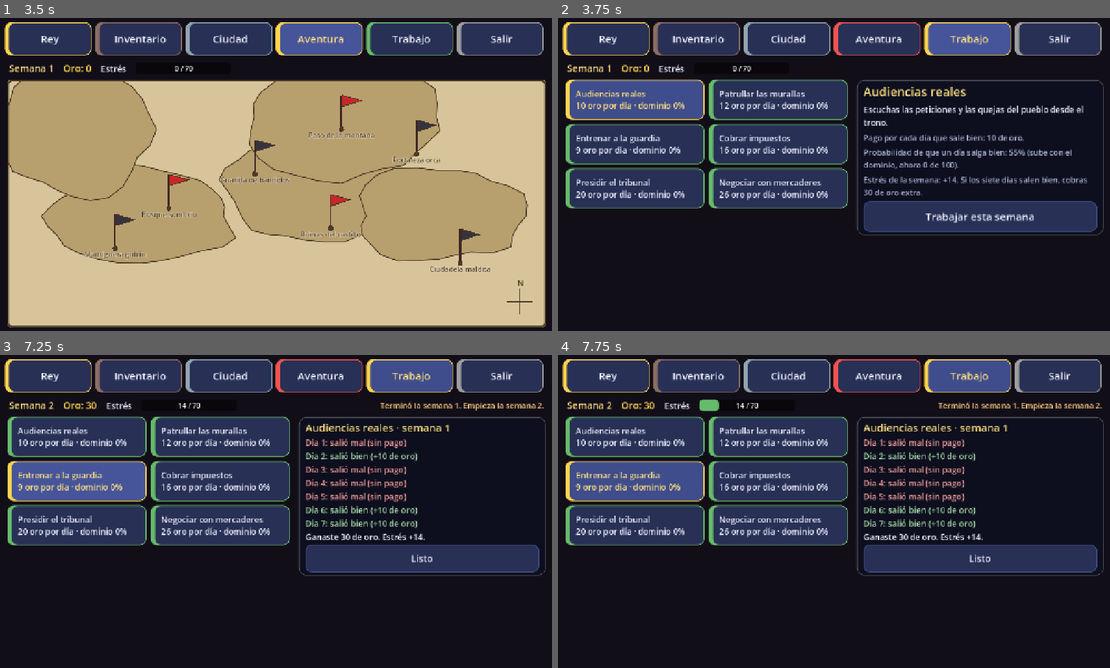
Above: before the commit, frames 1-4 (two rows, left to right).
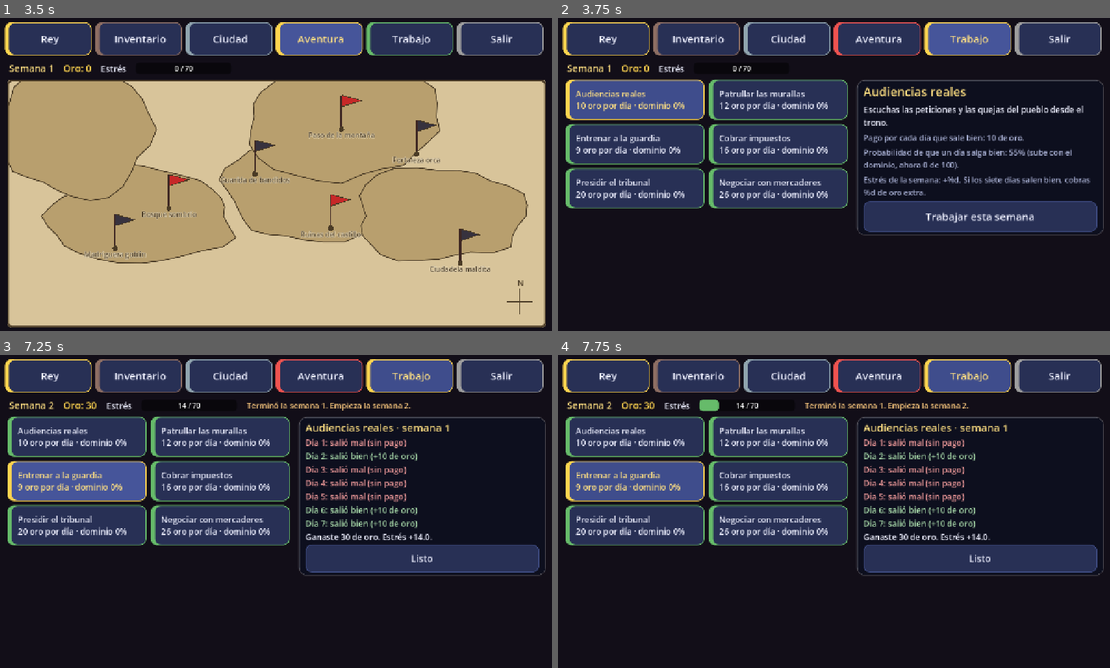
Above: after the commit, the same moments.

Repository: AskareV/Prueba2
Game: Godot game, scene res://escenas/expedicion.tscn
The game is run twice, just before and just after one commit, with the same random seed, the same clock (stepped at 60 frames per second) and the same inputs. This scene is started directly instead of the project's main scene.
Inputs (mouse positions are in pixels of both pictures, inside the frame that each line leads up to):
- Up to frame 1 (3.5 s): click "Rey" at 0.5 s; click "Inventario" at 1.25 s; click "Ciudad" at 2 s; click "Aventura" at 2.75 s
- Up to frame 2 (3.75 s): click "Trabajo" at 3.5 s
- Up to frame 3 (7.25 s): click "Trabajar esta semana" at 4.25 s; click "Audiencias reales 10 oro por …" at 5 s; click "Patrullar las murallas 12 oro…" at 5.75 s; click "Entrenar a la guardia 9 oro p…" at 6.5 s
- Up to frame 4 (7.75 s): move the mouse to (955, 495) at 7.27 s; hold Right (ui_right) from 7.28 s (still down); click (955, 495) at 7.42 s

Frame 1 is identical in both runs. In frame 2, 0.5% of the frame differs, in the area x 55-97%, y 50-57%; in frame 3, 0.6%, in the area x 44-99%, y 14-60%; in frame 4, 0.6%.

Commit message:
Arreglos de la segunda revisión del reino
- Zona: el botón "atrás" ya no termina una salida en curso (ni justo al
  volver de un combate), para no perder la semana sin querer.
- Mochila: se desliza con el dedo sobre los objetos y no vuelve arriba al
  tocar uno; nombres largos con puntos suspensivos.
- Mazmorra: las flechas del teclado siguen andando después de tocar la
  cruceta; el registro de mensajes no se mete debajo de la cruceta.
- Mapa: tocar el nombre de un lugar abre ese lugar (los banderines vecinos
  ya no se pisan).
- Estrés: la suma queda justa (50 pasos de 1,4 = 70, no 69,999), la barra
  redondea hacia abajo y el trabajo muestra +24,5.
- Aviso al volver de una mazmorra más corto y con puntos suspensivos.
- Recorrido automático con semilla fija (ya no depende del azar).
- Documento: enemigos de la fortaleza y el botón "atrás" en las zonas.

Co-Authored-By: Claude Opus 5.5 <noreply@anthropic.com>
Claude-Session: https://claude.ai/code/session_01MhGQmbUv5fXtBKpdtRxiVy

Diff:
--- a/pruebas/prueba_reino.gd
+++ b/pruebas/prueba_reino.gd
@@ -165,6 +165,19 @@
 	juego.free()
 
 
+func prueba_el_estres_llega_justo_al_maximo() -> void:
+	var juego := EstadoReino.new()
+	juego.nueva_partida(true)
+	for i in 50:
+		juego.sumar_estres(1.4)
+	verificar(juego.estres >= DatosAventura.ESTRES_MAXIMO, "50 pasos de 1,4 llegan a 70 (sin quedar en 69,999…)")
+	juego.sumar_estres(500.0)
+	verificar_cerca(juego.estres, 100.0, "No pasa de 100")
+	juego.sumar_estres(-500.0)
+	verificar_cerca(juego.estres, 0.0, "No baja de 0")
+	juego.free()
+
+
 func prueba_la_semana_reinicia_lo_que_estaba_en_curso() -> void:
 	var juego := EstadoReino.new()
 	juego.nueva_partida(true)
--- a/pruebas/recorrido_reino.gd
+++ b/pruebas/recorrido_reino.gd
@@ -205,11 +205,16 @@
 	var escena := await _esperar_escena(COMBATE)
 	if escena == null:
 		return ""
+	# Semilla fija: el combate de prueba termina siempre igual (con victoria).
+	(escena.get("_rng") as RandomNumberGenerator).seed = 11
 	if de_verdad:
 		var cuadros := 0
 		while int(escena.get("_estado")) != FIN and cuadros < MAX_CUADROS:
 			await process_frame
 			cuadros += 1
+			# Solo elige cuando el combate acepta toques, para no gastar números al azar.
+			if not escena.call("_entrada_libre"):
+				continue
 			match int(escena.get("_estado")):
 				ACCIONES:
 					escena.call("_al_pulsar_atacar")
--- a/scripts/combate/datos_rivales.gd
+++ b/scripts/combate/datos_rivales.gd
@@ -5,7 +5,8 @@
 ## Aspecto: colores por grupo de partes y accesorios. "ancho" y "alto"
 ## deforman el cuerpo; "escala" cambia el tamaño en pantalla.
 ## Datos opcionales de los enemigos del reino (provisionales):
-## - nivel: 1 fácil a 4 difícil; decide la calidad del botín que sueltan.
+## - nivel: dificultad del enemigo, de 1 fácil a 4 difícil (informativo: el
+##   botín es del nivel del lugar donde se lo vence).
 ## - oro: [mínimo, máximo] que dan al vencerlos.
 ## - armadura: por grupo de zonas ("cabeza", "torso", "brazos", "piernas"),
 ##   [física, mágica]. Ver MotorCombate.multiplicador_armadura.
--- a/scripts/reino/estado_reino.gd
+++ b/scripts/reino/estado_reino.gd
@@ -69,7 +69,8 @@
 
 
 func sumar_estres(cantidad: float) -> void:
-	estres = clampf(estres + cantidad, 0.0, 100.0)
+	# Redondeado a centésimas: sumar 1,4 cincuenta veces debe dar 70 justo, no 69,999…
+	estres = clampf(snappedf(estres + cantidad, 0.01), 0.0, 100.0)
 
 
 # --- Inventario y equipo ---
--- a/scripts/reino/expedicion.gd
+++ b/scripts/reino/expedicion.gd
@@ -7,6 +7,9 @@
 const ESCENA_REINO := "res://escenas/reino.tscn"
 const ESCENA_COMBATE := "res://escenas/combate.tscn"
 const ESCENA_PROPIA := "res://escenas/expedicion.tscn"
+## Milisegundos tras abrir la pantalla en que "atrás" se ignora: un doble
+## "atrás" en el resultado de un combate no debe terminar la salida.
+const ESPERA_ATRAS_MS := 800
 
 var _datos: Dictionary
 var _barra_estres: Barra
@@ -14,9 +17,11 @@
 var _descripcion: Label
 var _boton_volver: Button
 var _saliendo := false
+var _abierto_en := 0
 
 
 func _ready() -> void:
+	_abierto_en = Time.get_ticks_msec()
 	mouse_filter = Control.MOUSE_FILTER_IGNORE
 	if Juego.expedicion.is_empty():
 		_volver_al_reino()
@@ -63,9 +68,14 @@
 	area.add_child(_boton_volver)
 
 
+## "Atrás" solo termina una salida que ya terminó (como la mazmorra, una salida
+## en curso se deja con "Volver a casa", para no perder la semana sin querer).
 func _notification(what: int) -> void:
-	if what == NOTIFICATION_WM_GO_BACK_REQUEST and not _saliendo and not _datos.is_empty():
-		_al_volver()
+	if what != NOTIFICATION_WM_GO_BACK_REQUEST or _saliendo or _datos.is_empty():
+		return
+	if _cortada() or _terminada():
+		if Time.get_ticks_msec() - _abierto_en >= ESPERA_ATRAS_MS:
+			_al_volver()
 
 
 # --- Días ---
@@ -114,6 +124,11 @@
 	return Juego.expedicion["dias"].size() >= DatosAventura.DIAS_ZONA
 
 
+## La salida se cortó por una derrota o por llegar al estrés máximo.
+func _cortada() -> bool:
+	return Juego.expedicion.get("derrota", false) or Juego.expedicion.get("agotado", false)
+
+
 func _comprobar_estres() -> void:
 	if Juego.estres >= DatosAventura.ESTRES_MAXIMO and not _terminada():
 		Juego.expedicion["agotado"] = true
@@ -147,7 +162,7 @@
 func _actualizar() -> void:
 	UIReino.actualizar_estres(_barra_estres, Juego.estres)
 	var dias: Array = Juego.expedicion["dias"]
-	var cortado: bool = Juego.expedicion.get("derrota", false) or Juego.expedicion.get("agotado", false)
+	var cortado := _cortada()
 	for i in _botones_dia.size():
 		var boton := _botones_dia[i]
 		if i < dias.size():
--- a/scripts/reino/mapa_reino.gd
+++ b/scripts/reino/mapa_reino.gd
@@ -96,6 +96,18 @@
 		size = Vector2(ANCHO, ALTO + 26)
 		mouse_filter = Control.MOUSE_FILTER_STOP
 
+	## Solo cuenta lo dibujado (mástil, bandera y nombre): el rectángulo entero
+	## de un banderín pisa el nombre del vecino.
+	func _has_point(punto: Vector2) -> bool:
+		if Rect2(ANCHO / 2.0 - 30.0, 0.0, 86.0, ALTO + 8.0).has_point(punto):
+			return true
+		var ancho_nombre := _medida_nombre().x
+		return Rect2((ANCHO - ancho_nombre) / 2.0, ALTO + 2.0, ancho_nombre, 24.0).has_point(punto)
+
+	func _medida_nombre() -> Vector2:
+		var nombre: String = DatosAventura.lugar(lugar_id)["nombre"]
+		return get_theme_default_font().get_string_size(nombre, HORIZONTAL_ALIGNMENT_LEFT, -1, 16)
+
 	func _gui_input(event: InputEvent) -> void:
 		var suelto := false
 		if event is InputEventMouseButton:
@@ -116,7 +128,7 @@
 		draw_circle(base, 6.0, MapaReino.COLOR_TINTA)
 		var fuente := get_theme_default_font()
 		var nombre: String = DatosAventura.lugar(lugar_id)["nombre"]
-		var medida := fuente.get_string_size(nombre, HORIZONTAL_ALIGNMENT_LEFT, -1, 16)
+		var medida := _medida_nombre()
 		var posicion := Vector2((ANCHO - medida.x) / 2.0, ALTO + 20)
 		draw_string_outline(fuente, posicion, nombre, HORIZONTAL_ALIGNMENT_LEFT, -1, 16, 4, Color("#f3e7c9"))
 		draw_string(fuente, posicion, nombre, HORIZONTAL_ALIGNMENT_LEFT, -1, 16, MapaReino.COLOR_TINTA)
--- a/scripts/reino/mazmorra.gd
+++ b/scripts/reino/mazmorra.gd
@@ -9,6 +9,8 @@
 const ESCENA_COMBATE := "res://escenas/combate.tscn"
 const ESCENA_PROPIA := "res://escenas/mazmorra.tscn"
 const DIRECCIONES := [Vector2i.UP, Vector2i.DOWN, Vector2i.LEFT, Vector2i.RIGHT]
+## Líneas que caben en el panel de mensajes (se ven las últimas).
+const LINEAS_REGISTRO := 9
 
 ## La ayuda se muestra sola la primera vez que se entra a una mazmorra.
 static var ayuda_vista := false
@@ -68,6 +70,7 @@
 	fila.add_theme_constant_override("separation", 18)
 	area.add_child(fila)
 	var ayuda := UIReino.boton("?", _mostrar_ayuda, Vector2(60, 56), 30)
+	ayuda.focus_mode = Control.FOCUS_NONE
 	ayuda.add_theme_color_override("font_color", Color("#7cb342"))
 	fila.add_child(ayuda)
 	var etiqueta := UIReino.etiqueta("Estrés", 22)
@@ -88,6 +91,7 @@
 	area.add_child(panel)
 	_registro = UIReino.parrafo("", 256, 17, Estilo.TEXTO)
 	_registro.custom_minimum_size = Vector2(256, 230)
+	_registro.max_lines_visible = LINEAS_REGISTRO
 	panel.add_child(_registro)
 	# Cruceta: sustituye a las flechas del teclado del juego original.
 	var cruceta := GridContainer.new()
@@ -104,6 +108,8 @@
 			cruceta.add_child(hueco)
 			continue
 		var boton := UIReino.boton("", _mover.bind(direccion), Vector2(88, 88))
+		# Sin foco: si no, las flechas del teclado moverían el foco entre botones.
+		boton.focus_mode = Control.FOCUS_NONE
 		var flecha := Flecha.new()
 		flecha.direccion = direccion
 		flecha.set_anchors_preset(Control.PRESET_FULL_RECT)
@@ -263,10 +269,7 @@
 	_saliendo = true
 	var semana := Juego.semana
 	Juego.pasar_semana()
-	var extra := ""
-	if not _mensajes.is_empty():
-		extra = " " + _mensajes[-1]
-	Juego.aviso = "%s%s Terminó la semana %d." % [motivo, extra, semana]
+	Juego.aviso = "%s Terminó la semana %d." % [motivo, semana]
 	_volver_al_reino()
 
 
@@ -281,6 +284,7 @@
 	_mensajes.append(texto)
 	if _registro != null:
 		_registro.text = "\n".join(_mensajes.slice(maxi(_mensajes.size() - 4, 0)))
+		_registro.lines_skipped = maxi(_registro.get_line_count() - LINEAS_REGISTRO, 0)
 
 
 func _actualizar() -> void:
--- a/scripts/reino/reino.gd
+++ b/scripts/reino/reino.gd
@@ -31,6 +31,8 @@
 ## Objeto elegido en el inventario: {"id": n} de la mochila o {"ranura": r} del equipo.
 var _seleccion := {}
 var _venta_pendiente := false
+## Posición de la mochila, para no volver arriba al tocar un objeto.
+var _scroll_mochila := 0
 ## Ventana del lugar elegido en el mapa, o null.
 var _ventana_lugar: Control
 var _oficio := "audiencias"
@@ -90,8 +92,7 @@
 	franja.add_child(_barra_estres)
 	_aviso = UIReino.etiqueta("", 18, UIReino.COLOR_AVISO)
 	_aviso.size_flags_horizontal = Control.SIZE_EXPAND_FILL
-	_aviso.horizontal_alignment = HORIZONTAL_ALIGNMENT_RIGHT
-	_aviso.clip_text = true
+	_aviso.text_overrun_behavior = TextServer.OVERRUN_TRIM_ELLIPSIS
 	franja.add_child(_aviso)
 	_actualizar_franja()
 
@@ -115,6 +116,8 @@
 	if pestana == "salir":
 		_salir()
 		return
+	if pestana != _pestana:
+		_scroll_mochila = 0
 	_mostrar_pestana(pestana)
 
 
@@ -230,6 +233,7 @@
 			_al_elegir_equipo.bind(ranura), Vector2(400, 60), 18)
 		boton.alignment = HORIZONTAL_ALIGNMENT_LEFT
 		boton.clip_text = true
+		boton.text_overrun_behavior = TextServer.OVERRUN_TRIM_ELLIPSIS
 		var color := Color("#3a3f5c") if objeto.is_empty() else DatosBotin.color_calidad(objeto["calidad"])
 		Estilo.con_franja(boton, color)
 		boton.disabled = objeto.is_empty()
@@ -252,6 +256,8 @@
 	desplazable.size = Vector2(440, 530)
 	desplazable.horizontal_scroll_mode = ScrollContainer.SCROLL_MODE_DISABLED
 	_contenido.add_child(desplazable)
+	desplazable.get_v_scroll_bar().value_changed.connect(func(valor: float) -> void: _scroll_mochila = int(valor))
+	desplazable.set_deferred("scroll_vertical", _scroll_mochila)
 	var rejilla := GridContainer.new()
 	rejilla.columns = 2
 	rejilla.add_theme_constant_override("h_separation", 8)
@@ -260,7 +266,10 @@
 	if Juego.inventario.is_empty():
 		rejilla.add_child(UIReino.parrafo("Vacía. El botín de mazmorras y zonas aparece aquí.", 400, 18))
 	for objeto in Juego.inventario:
-		rejilla.add_child(UIReino.boton_objeto(objeto, _al_elegir_mochila.bind(objeto["id"]), Vector2(212, 74)))
+		var boton := UIReino.boton_objeto(objeto, _al_elegir_mochila.bind(objeto["id"]), Vector2(212, 74))
+		# Deja pasar el arrastre: así la mochila se desliza con el dedo sobre los objetos.
+		boton.mouse_filter = Control.MOUSE_FILTER_PASS
+		rejilla.add_child(boton)
 
 
 func _crear_detalle() -> void:
@@ -474,7 +483,7 @@
 	columna.add_child(UIReino.parrafo("Probabilidad de que un día salga bien: %d%% (sube con el dominio, ahora %d de 100)." % [
 		roundi(DatosTrabajos.prob_exito(dominio) * 100.0), roundi(dominio)], 530, 18))
 	columna.add_child(UIReino.parrafo("Estrés de la semana: +%d. Si los siete días salen bien, cobras %d de oro extra." % [
-		roundi(float(oficio["estres"]) * DatosTrabajos.DIAS), int(oficio["pago"]) * DatosTrabajos.BONO_SEMANA_PERFECTA], 530, 18))
+		String.num(float(oficio["estres"]) * DatosTrabajos.DIAS), int(oficio["pago"]) * DatosTrabajos.BONO_SEMANA_PERFECTA], 530, 18))
 	var boton := UIReino.boton("Trabajar esta semana", _al_trabajar, Vector2(530, 70), 24)
 	if not Juego.puede_trabajar():
 		boton.disabled = true
@@ -525,7 +534,7 @@
 	var resumen := "Ganaste %d de oro" % resultado["oro"]
 	if int(resultado["bono"]) > 0:
 		resumen += " (incluye %d por la semana perfecta)" % resultado["bono"]
-	columna.add_child(UIReino.parrafo("%s. Estrés +%d." % [resumen, roundi(resultado["estres"])], 530, 19, Estilo.TEXTO))
+	columna.add_child(UIReino.parrafo("%s. Estrés +%s." % [resumen, String.num(resultado["estres"])], 530, 19, Estilo.TEXTO))
 	columna.add_child(UIReino.boton("Listo", _al_terminar_trabajo, Vector2(530, 64), 22))
 	_actualizar_franja()
 	_avisar("Terminó la semana %d. Empieza la semana %d." % [semana, Juego.semana])
--- a/scripts/reino/ui_reino.gd
+++ b/scripts/reino/ui_reino.gd
@@ -85,7 +85,8 @@
 static func actualizar_estres(barra: Barra, estres: float) -> void:
 	barra.valor = estres / DatosAventura.ESTRES_MAXIMO
 	barra.color_fijo = color_estres(estres)
-	barra.texto = "%d / %d" % [roundi(estres), roundi(DatosAventura.ESTRES_MAXIMO)]
+	# Hacia abajo: la barra no debe mostrar 70 mientras el rey sigue por debajo.
+	barra.texto = "%d / %d" % [floori(estres), roundi(DatosAventura.ESTRES_MAXIMO)]
 
 
 ## Ignora los toques un momento al entrar a una pantalla: un doble toque en la
@@ -108,5 +109,6 @@
 	var nuevo := boton(texto, al_pulsar, tamano, 16)
 	nuevo.alignment = HORIZONTAL_ALIGNMENT_LEFT
 	nuevo.clip_text = true
+	nuevo.text_overrun_behavior = TextServer.OVERRUN_TRIM_ELLIPSIS
 	Estilo.con_franja(nuevo, DatosBotin.color_calidad(objeto["calidad"]))
 	return nuevo
Not shown, changed: docs/diseno.md
